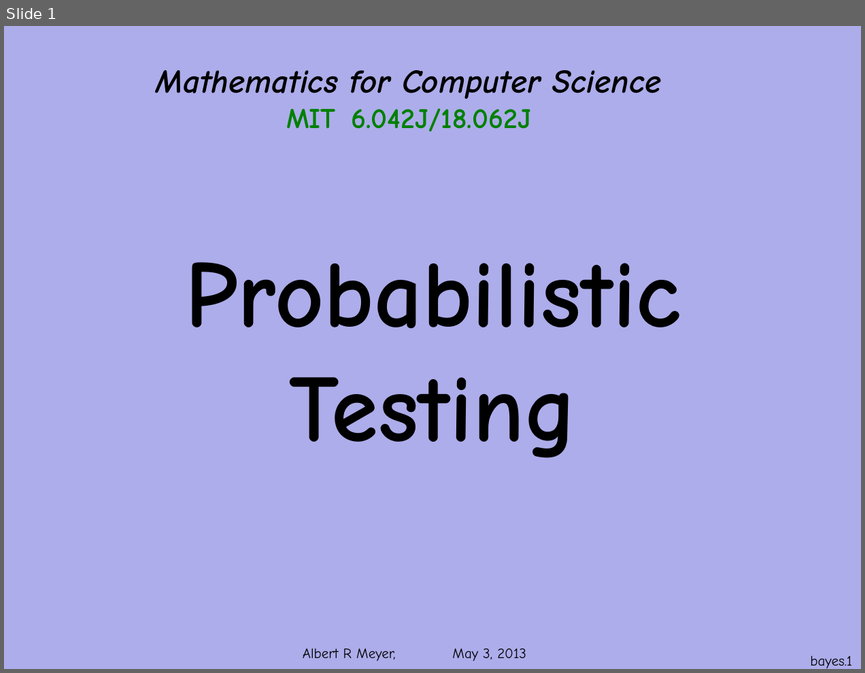
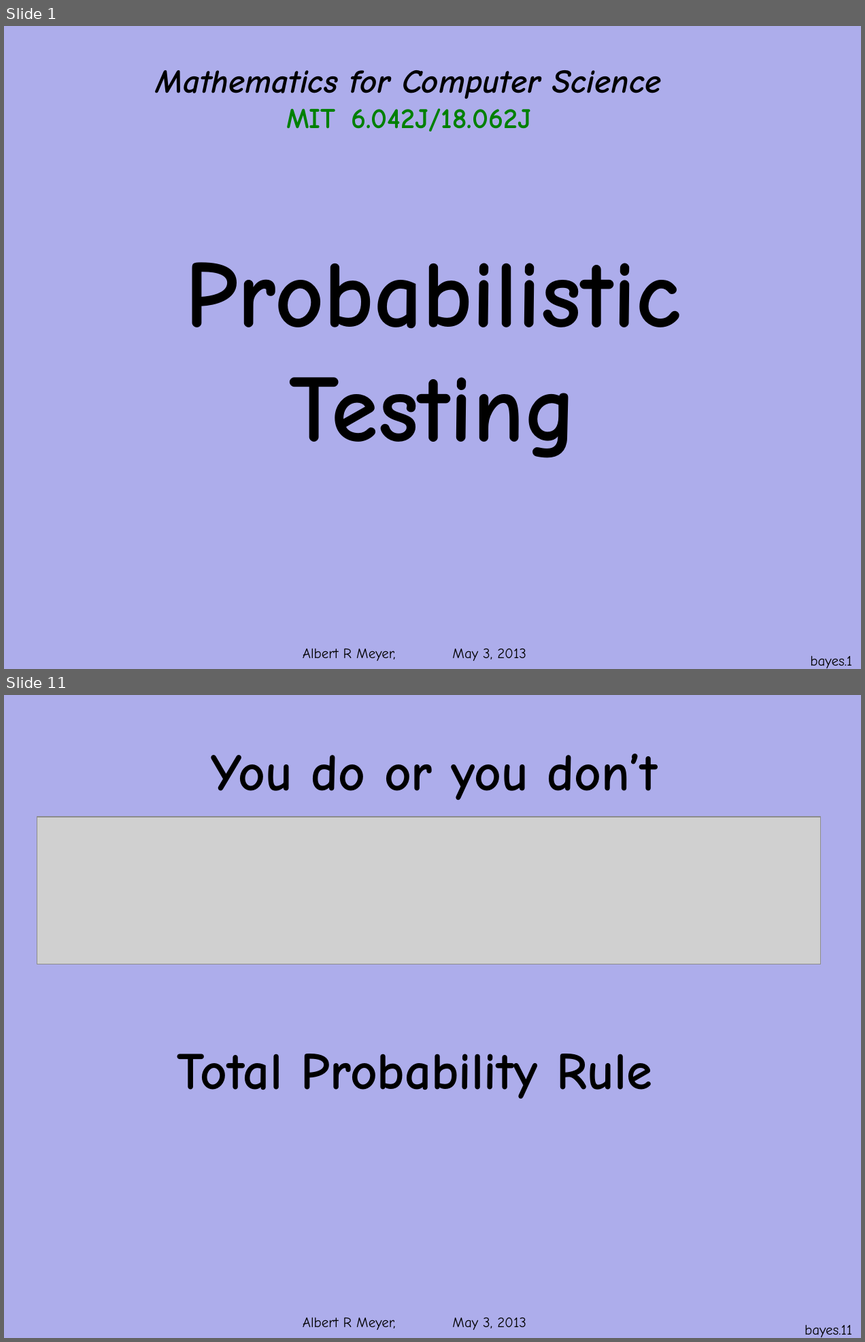
Before and after one commit to armeyer/mcs_web, a slide deck: spring13/slides13/prob-bayes.pptx. Shown one above the other, each under a label of ours: slide 1 before the commit, slides 1 and 11 after it; the slides between them are not shown. The pictures are 865x673 and 865x1342 pixels, drawn with LibreOffice and Linux fonts; fonts in the diff are those of the drawing; grey boxes stand for pictures; background and template pictures are left out. Boxes give left, top, right and bottom in pixels: in the first picture for what was removed or moved away, otherwise in the second. Text is boxed around its words. In the diff, an @@ line names an element or a change of style, - is before the commit and + after.

Commit message:
rewrite prob-bayes.pptx

```diff
--- a/spring13/slides13/prob-bayes.pptx
+++ b/spring13/slides13/prob-bayes.pptx
@@ slide 11 added at <box>4,695,861,1338</box>, background #ADADEB; not listed: 1 template element that a slide beside it also shows @@
@@ text added at <box>211,753,657,800</box>, 44 pt, text #000000, bold @@
+You do or you don’t
@@ picture added at <box>37,817,821,964</box> @@
@@ line added from (118, 1028) to (118, 1028), #000000 0.75 pt @@
@@ text added at <box>177,1053,652,1099</box>, 44 pt, text #000000, bold @@
+Total Probability Rule
@@ page number added at <box>804,1325,852,1337</box>, 12 pt, text #000000 @@
+bayes.11
```
Also in this commit, not shown: 7 slides changed, 15 other slides added, 4 slides removed.
